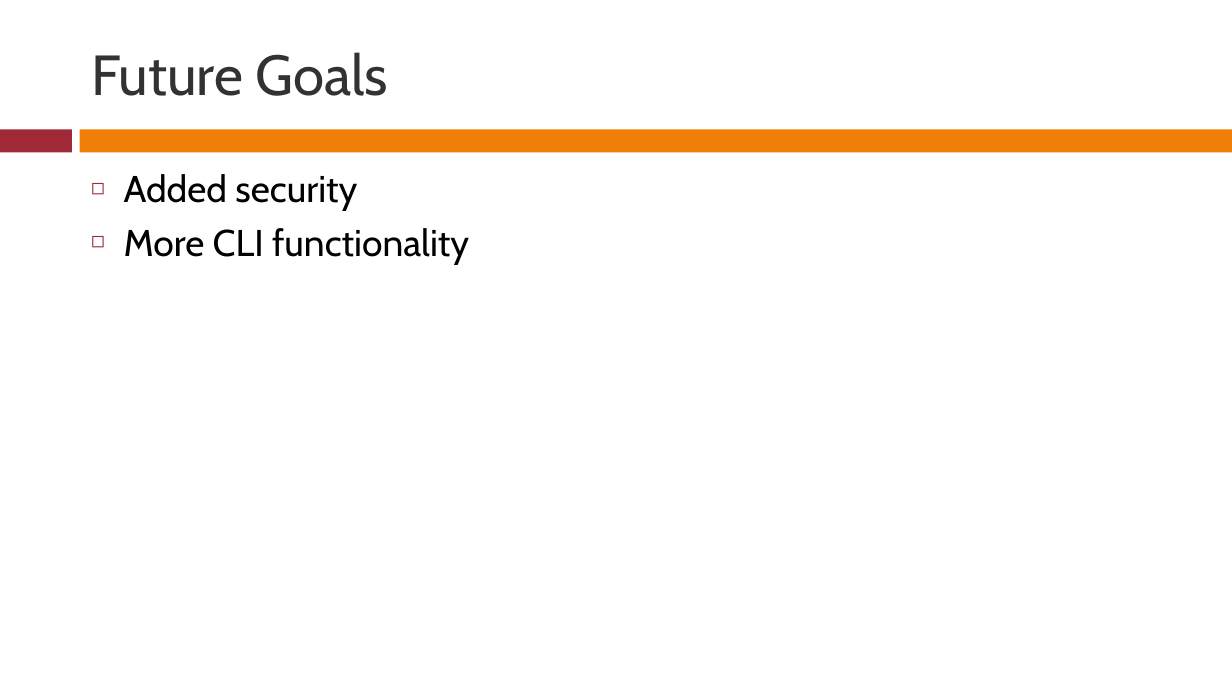
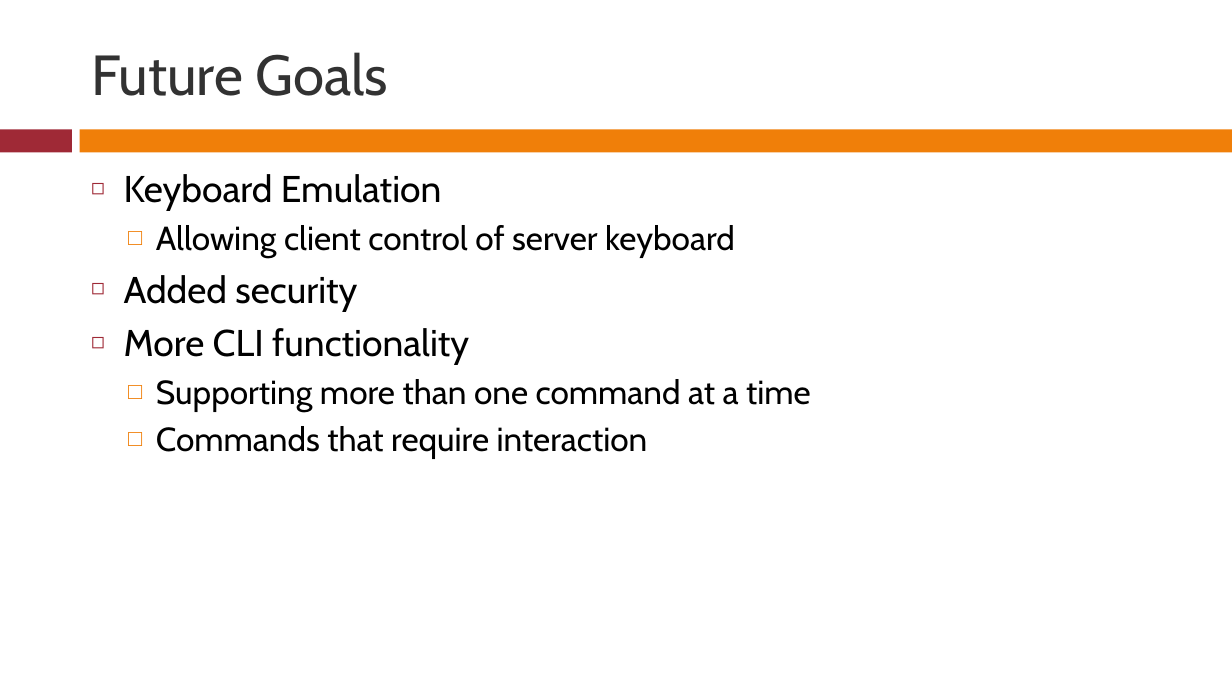
Before and after one commit to rferrance/DataBridge, a slide deck: slide 9 of DataBridgePresentation.pptx. Drawn at 1232x693 pixels with LibreOffice and Linux fonts; fonts in the diff are those of the drawing. Boxes give left, top, right and bottom in pixels: in the first picture for what was removed or moved away, otherwise in the second. Text is boxed around its words. In the diff, an @@ line names an element or a change of style, - is before the commit and + after.

Commit message:
final presentation2

```diff
--- a/DataBridgePresentation.pptx
+++ b/DataBridgePresentation.pptx
@@ text at <box>124,174,735,258</box>: paragraphs added @@
+◻ Keyboard Emulation
+  □ Allowing client control of server keyboard
@@ text at <box>156,379,811,459</box>: paragraphs added @@
+  □ Supporting more than one command at a time
+  □ Commands that require interaction
```
Also in this commit, not shown: 4 other slides changed.
